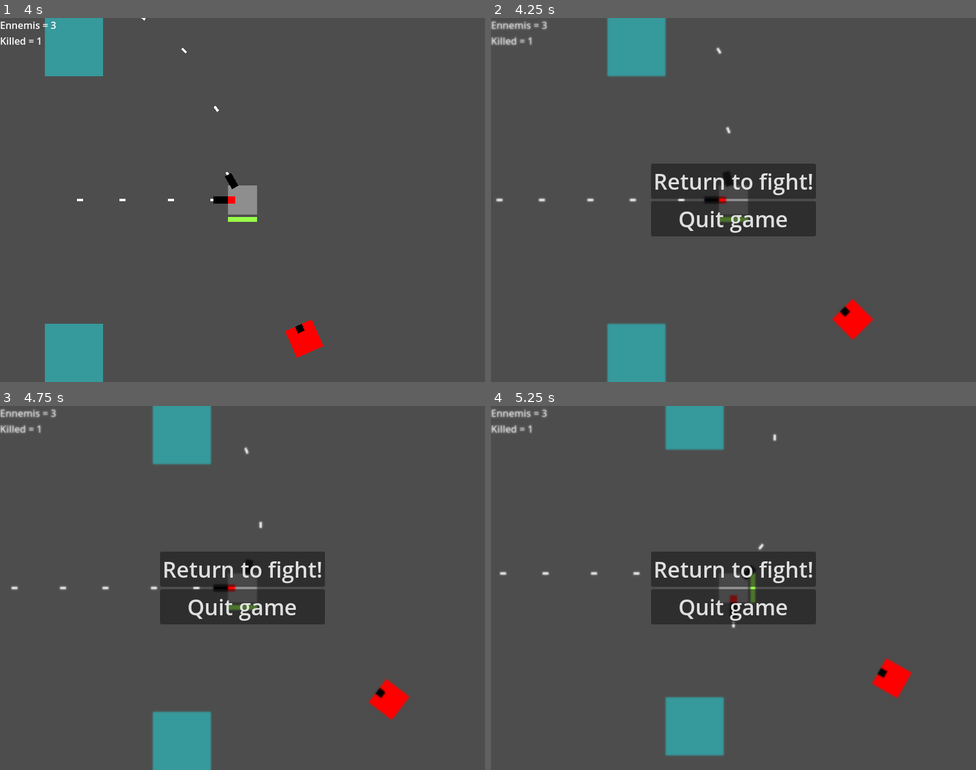
Above: before the commit, frames 1-4 (two rows, left to right).
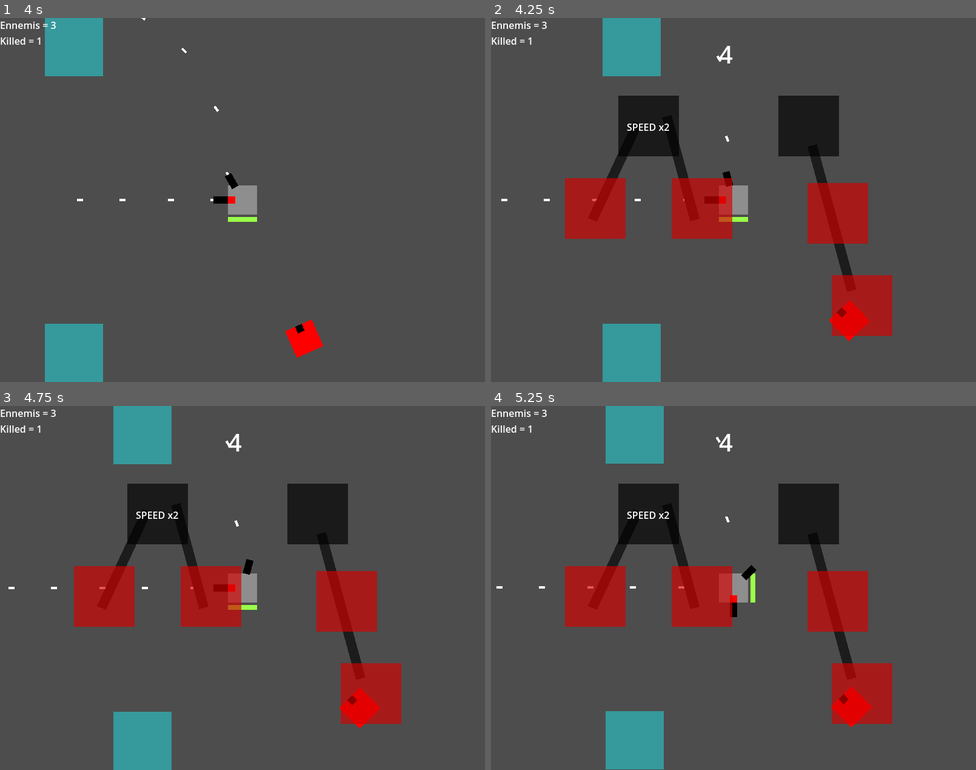
Above: after the commit, the same moments.

Repository: ToastedBrains/overloaded
Game: Godot game, scene res://src/main.tscn
The game is run twice, just before and just after one commit, with the same random seed, the same clock (stepped at 60 frames per second) and the same inputs.
Inputs (mouse positions are in pixels of both pictures, inside the frame that each line leads up to):
- Up to frame 1 (4 s): move the mouse to (349, 181) at 0.52 s; hold Right (ui_right) 0.53-1.28 s; click (349, 181) at 0.67 s; move the mouse to (145, 218) at 1.27 s; hold Down (ui_down) 1.28-2.03 s; move the mouse to (291, 119) at 2.02 s; hold Right (ui_right) 2.03-2.78 s; move the mouse to (218, 272) at 2.77 s; hold Up (ui_up) 2.78-3.53 s; click (218, 272) at 2.92 s; move the mouse to (388, 254) at 3.52 s; hold Left (ui_left) from 3.53 s (still down)
- Up to frame 2 (4.25 s): keep holding Left (ui_left); tap Escape (ui_cancel) at 4.15 s
- Up to frame 3 (4.75 s): keep holding Left (ui_left); move the mouse to (97, 533) at 4.27 s
- Up to frame 4 (5.25 s): move the mouse to (757, 588) at 5.02 s; release Left (ui_left) at 5.03 s; hold Down (ui_down) from 5.03 s (still down); click (757, 588) at 5.17 s

Frame 1 is identical in both runs. In frame 2, 18% of the frame differs, in the area x 0-83%, y 0-100%; in frame 3, 23%; in frame 4, 25%, in the area x 0-87%, y 0-100%.
Error in both runs: Invalid access to property or key 'source' on a base object of type 'Array'. (res://src/global/debug.gd:11)

Commit message:
Skills tree.

Diff:
--- a/src/levels/level_base/level_base.gd
+++ b/src/levels/level_base/level_base.gd
@@ -2,9 +2,44 @@
 
 signal new_ennemi
 
+enum State {OPENING, PLAYING, PAUSED, GAME_OVER}
+
 const ENNEMI = preload("res://src/ennemies/ennemy/ennemy.tscn")
+
 var ennemies = 0
 var ennemies_down = 0
+var game_state = State.OPENING
+
+
+func _process(delta):
+	if Input.is_action_just_pressed("ui_cancel"):
+		pause_game()
+
+
+func pause_game():
+	if game_state == State.PAUSED:
+		%Skills.hide_skills()
+		Engine.time_scale = 1
+		game_state = State.PLAYING
+	else:
+		%Skills.show_skills()
+		Engine.time_scale = 0.01
+		game_state = State.PAUSED
+
+
+
+
+
+
+
+
+
+
+
+
+
+
+
 
 func spawn():
 	var new_ennemi = ENNEMI.instantiate()
@@ -32,3 +67,8 @@
 
 func _on_player_player_health_exhausted():
 	Debug.print("Player health = 0")
+
+
+func _on_skills_skills_modified():
+	Debug.print("Skills update")
+	%Player.update_skills(%Skills.skills)
--- a/src/levels/level_base/level_base.tscn
+++ b/src/levels/level_base/level_base.tscn
@@ -8,6 +8,7 @@
 [ext_resource type="PackedScene" uid="uid://b75yb01fpbood" path="res://src/levels/obstables/wall.tscn" id="3_u1j8h"]
 [ext_resource type="PackedScene" uid="uid://bdtmi60lcun7r" path="res://src/weapons/bullet/gun.tscn" id="3_vwajk"]
 [ext_resource type="PackedScene" uid="uid://cru12l3kx3auh" path="res://src/weapons/bullet/rot_gun.tscn" id="6_duryj"]
+[ext_resource type="PackedScene" uid="uid://b5hpfhuyg6de6" path="res://src/ui/Skills/skills.tscn" id="9_r62kq"]
 
 [sub_resource type="Curve2D" id="Curve2D_s2wf1"]
 _data = {
@@ -66,6 +67,11 @@
 [node name="Wall4" parent="." instance=ExtResource("3_u1j8h")]
 position = Vector2(752, 552)
 
+[node name="Skills" parent="." instance=ExtResource("9_r62kq")]
+unique_name_in_owner = true
+visible = false
+
 [connection signal="new_ennemi" from="." to="." method="_on_new_ennemi"]
 [connection signal="player_health_exhausted" from="Player" to="." method="_on_player_player_health_exhausted"]
 [connection signal="timeout" from="SpawnTimer" to="." method="_on_spawn_timer_timeout"]
+[connection signal="skills_modified" from="Skills" to="." method="_on_skills_skills_modified"]
--- a/src/main.gd
+++ b/src/main.gd
@@ -1,21 +1 @@
 extends Node
-
-enum State {OPENING, PLAYING, PAUSED, GAME_OVER}
-
-var game_state = State.OPENING
-
-
-func _process(delta):
-	if Input.is_action_just_pressed("ui_cancel"):
-		pause_game()
-
-
-func pause_game():
-	if game_state == State.PAUSED:
-		%PauseMenu.hide()
-		Engine.time_scale = 1
-		game_state = State.PLAYING
-	else:
-		%PauseMenu.show()
-		Engine.time_scale = 0.2
-		game_state = State.PAUSED
--- a/src/player/player.gd
+++ b/src/player/player.gd
@@ -2,7 +2,7 @@
 
 signal player_health_exhausted
 
-const SPEED = 600.0
+var speed = 600.0
 const HEALTH_MAX = 100.0
 
 var health = HEALTH_MAX
@@ -24,7 +24,7 @@
 		if health <= 0:
 			emit_signal("player_health_exhausted")
 	var direction = Input.get_vector("ui_left", "ui_right", "ui_up", "ui_down")
-	velocity = direction * SPEED
+	velocity = direction * speed
 	look_at(global_position + direction)
 	move_and_slide()
 
@@ -37,3 +37,10 @@
 		if exp in exp_steps:
 			exp_steps.append(exp_steps.back() * 2)
 			Debug.print(exp_steps)
+
+
+func update_skills(skills):
+	Debug.print(skills)
+	if skills["speed4"]:
+		Debug.print("Gotcha!")
+		speed *= 2
--- a/src/ui/Skills/skills.gd
+++ b/src/ui/Skills/skills.gd
@@ -1,8 +1,19 @@
 extends Control
+
+signal skills_modified
 
 var skill_points = 4
 var buttons = [TextureButton]
-
+var skills = {
+		"dmg1" : false,
+		"dmg2" : false,
+		"dmg3" : false,
+		"dmg5" : false,
+		"speed1" : false,
+		"speed2" : false,
+		"speed3" : false,
+		"speed4" : false,
+	}
 
 func _ready():
 	buttons = get_tree().get_nodes_in_group("buttons")
@@ -11,9 +22,18 @@
 	disable_buttons()
 
 
-func updatePoints():
+func show_skills():
+	%CanvasLayer.show()
+
+
+func hide_skills():
+	%CanvasLayer.hide()
+
+
+func update_points():
 	%SkillPointsAvailable.text = str(skill_points)
 	disable_buttons()
+	read_buttons()
 
 
 func disable_buttons():
@@ -24,11 +44,12 @@
 				b.disabled = false
 			else:
 				b.disabled = true
-				b.button_pressed = false
+				if b.button_pressed:
+					b.button_pressed = false
+					skill_points += 1
 
 
 func _on_skill_button_pressed(button):
-	Debug.print(button)
 	if button.is_pressed():
 		if skill_points > 0:
 			skill_points -= 1
@@ -45,4 +66,21 @@
 				if c.is_pressed():
 					c.button_pressed = false
 					skill_points += 1
-	updatePoints()
+	update_points()
+
+
+func read_buttons():
+	Debug.print("Reading buttons")
+	for b in buttons:
+		if b.button_pressed and b.has_meta("value"):
+			Debug.print("There is value")
+			var value = b.get_meta("value")
+			if value:
+				Debug.print(value)
+				match value:
+					"dmg1":
+						Debug.print("dmg1? BUG!!!")
+					"speed4":
+						Debug.print("Turn speed4 ON")
+						skills["speed4"] = true
+	emit_signal("skills_modified")
--- a/src/ui/Skills/skills.tscn
+++ b/src/ui/Skills/skills.tscn
@@ -14,9 +14,12 @@
 grow_vertical = 2
 script = ExtResource("1_pymwy")
 
-[node name="SkillPointsAvailable" type="Label" parent="."]
+[node name="CanvasLayer" type="CanvasLayer" parent="."]
 unique_name_in_owner = true
-layout_mode = 0
+visible = false
+
+[node name="SkillPointsAvailable" type="Label" parent="CanvasLayer"]
+unique_name_in_owner = true
 offset_left = 376.0
 offset_top = 32.0
 offset_right = 416.0
@@ -24,8 +27,7 @@
 theme_override_font_sizes/font_size = 40
 text = "4"
 
-[node name="ColorRect" type="ColorRect" parent="."]
-layout_mode = 0
+[node name="ColorRect" type="ColorRect" parent="CanvasLayer"]
 offset_left = 537.545
 offset_top = 208.0
 offset_right = 785.545
@@ -33,8 +35,7 @@
 rotation = 1.30492
 color = Color(0.109804, 0.109804, 0.109804, 1)
 
-[node name="ColorRect2" type="ColorRect" parent="."]
-layout_mode = 0
+[node name="ColorRect2" type="ColorRect" parent="CanvasLayer"]
 offset_left = 297.545
 offset_top = 160.0
 offset_right = 474.545
@@ -42,8 +43,7 @@
 rotation = 1.30492
 color = Color(0.109804, 0.109804, 0.109804, 1)
 
-[node name="ColorRect3" type="ColorRect" parent="."]
-layout_mode = 0
+[node name="ColorRect3" type="ColorRect" parent="CanvasLayer"]
 offset_left = 249.545
 offset_top = 176.0
 offset_right = 426.545
@@ -51,8 +51,7 @@
 rotation = 2.00869
 color = Color(0.109804, 0.109804, 0.109804, 1)
 
-[node name="A" type="TextureButton" parent="." groups=["buttons"]]
-layout_mode = 0
+[node name="A" type="TextureButton" parent="CanvasLayer" groups=["buttons"]]
 offset_left = 209.545
 offset_top = 128.0
 offset_right = 309.545
@@ -62,8 +61,9 @@
 texture_normal = ExtResource("1_ydce4")
 texture_pressed = ExtResource("2_asuav")
 texture_disabled = ExtResource("3_f73ce")
+metadata/value = "speed4"
 
-[node name="B" type="TextureButton" parent="A" groups=["buttons"]]
+[node name="B" type="TextureButton" parent="CanvasLayer/A" groups=["buttons"]]
 layout_mode = 0
 offset_left = -88.0
 offset_top = 136.0
@@ -75,7 +75,7 @@
 texture_pressed = ExtResource("2_asuav")
 texture_disabled = ExtResource("3_f73ce")
 
-[node name="C" type="TextureButton" parent="A" groups=["buttons"]]
+[node name="C" type="TextureButton" parent="CanvasLayer/A" groups=["buttons"]]
 layout_mode = 0
 offset_left = 88.0
 offset_top = 136.0
@@ -87,8 +87,7 @@
 texture_pressed = ExtResource("2_asuav")
 texture_disabled = ExtResource("3_f73ce")
 
-[node name="E" type="TextureButton" parent="." groups=["buttons"]]
-layout_mode = 0
+[node name="E" type="TextureButton" parent="CanvasLayer" groups=["buttons"]]
 offset_left = 473.545
 offset_top = 128.0
 offset_right = 573.545
@@ -99,7 +98,7 @@
 texture_pressed = ExtResource("2_asuav")
 texture_disabled = ExtResource("3_f73ce")
 
-[node name="F" type="TextureButton" parent="E" groups=["buttons"]]
+[node name="F" type="TextureButton" parent="CanvasLayer/E" groups=["buttons"]]
 layout_mode = 0
 offset_left = 48.0
 offset_top = 144.0
@@ -111,7 +110,7 @@
 texture_pressed = ExtResource("2_asuav")
 texture_disabled = ExtResource("3_f73ce")
 
-[node name="G" type="TextureButton" parent="E/F" groups=["buttons"]]
+[node name="G" type="TextureButton" parent="CanvasLayer/E/F" groups=["buttons"]]
 layout_mode = 0
 offset_left = 40.0
 offset_top = 152.0
@@ -123,9 +122,16 @@
 texture_pressed = ExtResource("2_asuav")
 texture_disabled = ExtResource("3_f73ce")
 
-[connection signal="pressed" from="A" to="." method="_on_a_pressed"]
-[connection signal="pressed" from="A/B" to="." method="_on_b_pressed"]
-[connection signal="pressed" from="A/C" to="." method="_on_c_pressed"]
-[connection signal="pressed" from="E" to="." method="_on_c_pressed"]
-[connection signal="pressed" from="E/F" to="." method="_on_c_pressed"]
-[connection signal="pressed" from="E/F/G" to="." method="_on_c_pressed"]
+[node name="Label" type="Label" parent="CanvasLayer"]
+offset_left = 224.0
+offset_top = 168.0
+offset_right = 308.0
+offset_bottom = 191.0
+text = "SPEED x2"
+
+[connection signal="pressed" from="CanvasLayer/A" to="." method="_on_a_pressed"]
+[connection signal="pressed" from="CanvasLayer/A/B" to="." method="_on_b_pressed"]
+[connection signal="pressed" from="CanvasLayer/A/C" to="." method="_on_c_pressed"]
+[connection signal="pressed" from="CanvasLayer/E" to="." method="_on_c_pressed"]
+[connection signal="pressed" from="CanvasLayer/E/F" to="." method="_on_c_pressed"]
+[connection signal="pressed" from="CanvasLayer/E/F/G" to="." method="_on_c_pressed"]
Not shown: 1 places in src/levels/level_base/level_base.tscn that only renumber resources
